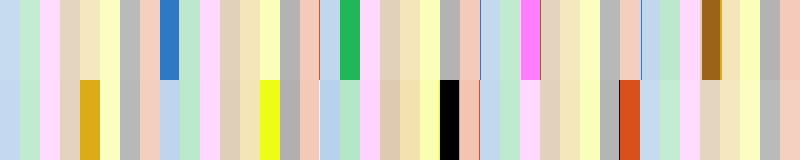
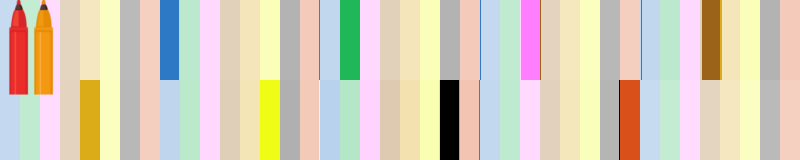
The second 800 x 160 image is a revision of the first. Changes to its layers:
added layer "Pasted Layer" above "Layer #2" over left=8, top=0, right=54, bottom=95
